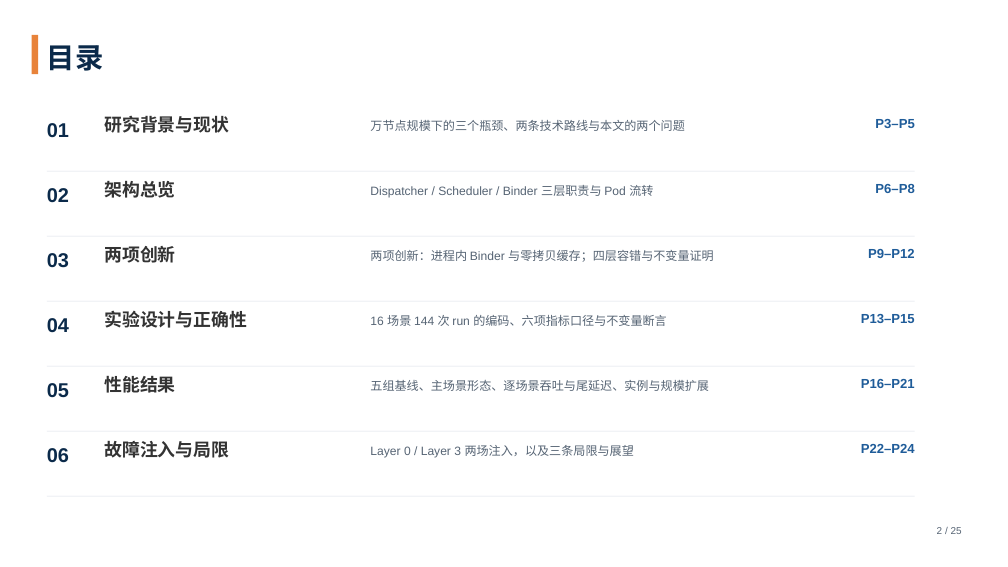
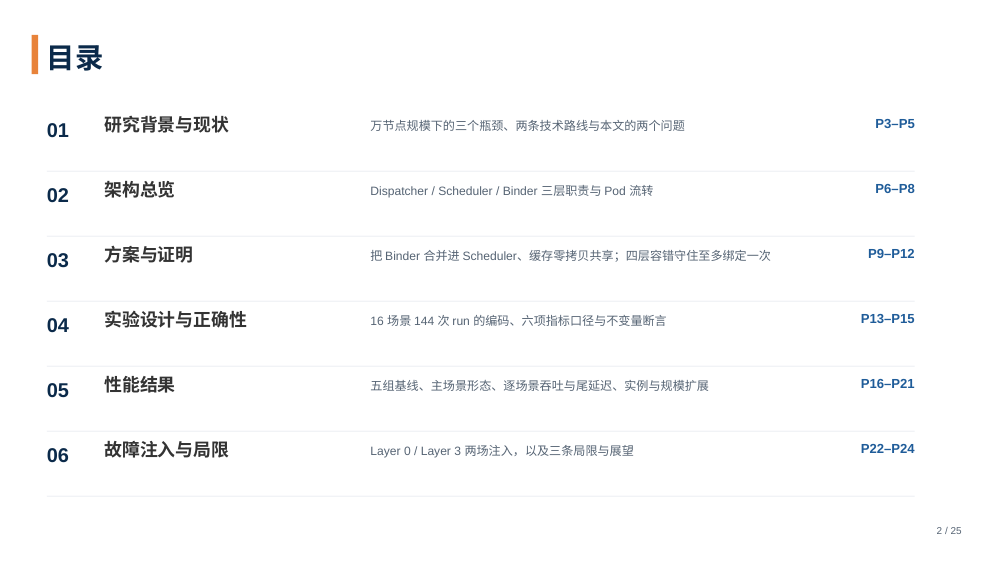
Before and after one commit to tengfei86/godel-scheduler, a slide deck: slide 2 of docs/thesis/defense/答辩PPT-基于etcd的分布式Kubernetes调度器.pptx. Drawn at 1008x567 pixels with LibreOffice and Linux fonts; fonts in the diff are those of the drawing. Boxes give left, top, right and bottom in pixels: in the first picture for what was removed or moved away, otherwise in the second. Text is boxed around its words. In the diff, an @@ line names an element or a change of style, - is before the commit and + after.

Commit message:
docs(thesis): 目录 03 标题由「两项创新」改为「方案与证明」（与 04「实验设计与正确性」对齐）

```diff
--- a/docs/thesis/defense/答辩PPT-基于etcd的分布式Kubernetes调度器.pptx
+++ b/docs/thesis/defense/答辩PPT-基于etcd的分布式Kubernetes调度器.pptx
@@ text at [104, 245, 193, 263]: text changed @@
-两项创新
+方案与证明
@@ text at [370, 250, 771, 262]: text changed @@
-两项创新：进程内 Binder 与零拷贝缓存；四层容错与不变量证明
+把 Binder 合并进 Scheduler、缓存零拷贝共享；四层容错守住至多绑定一次
```
Also in this commit, not shown: 2 other files.
